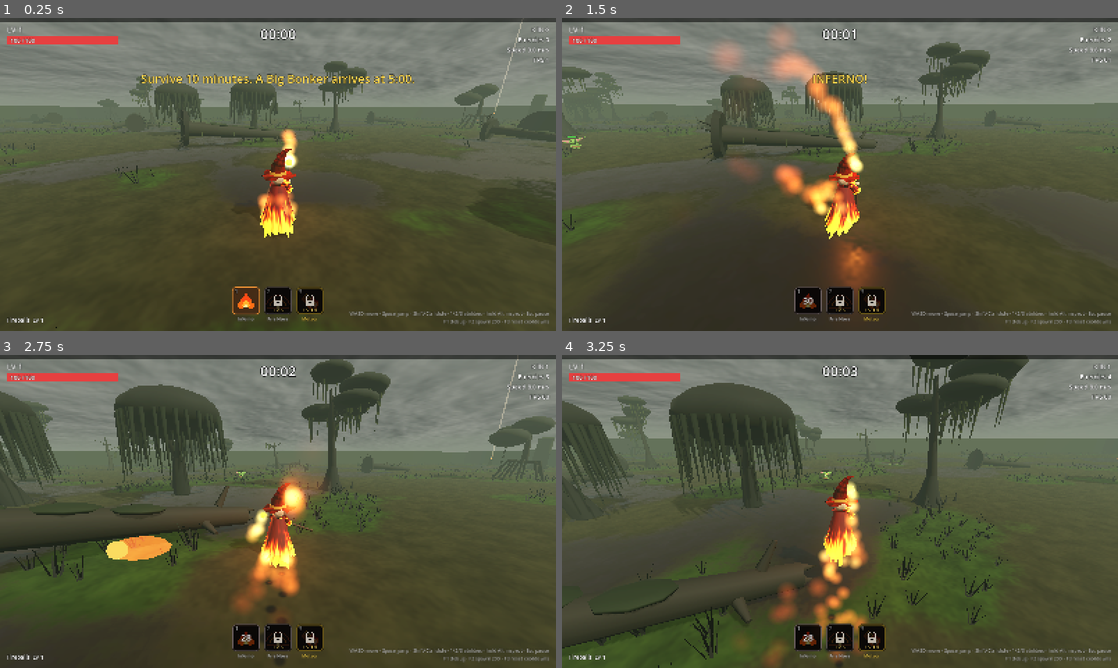
Above: before the commit, frames 1-4 (two rows, left to right).
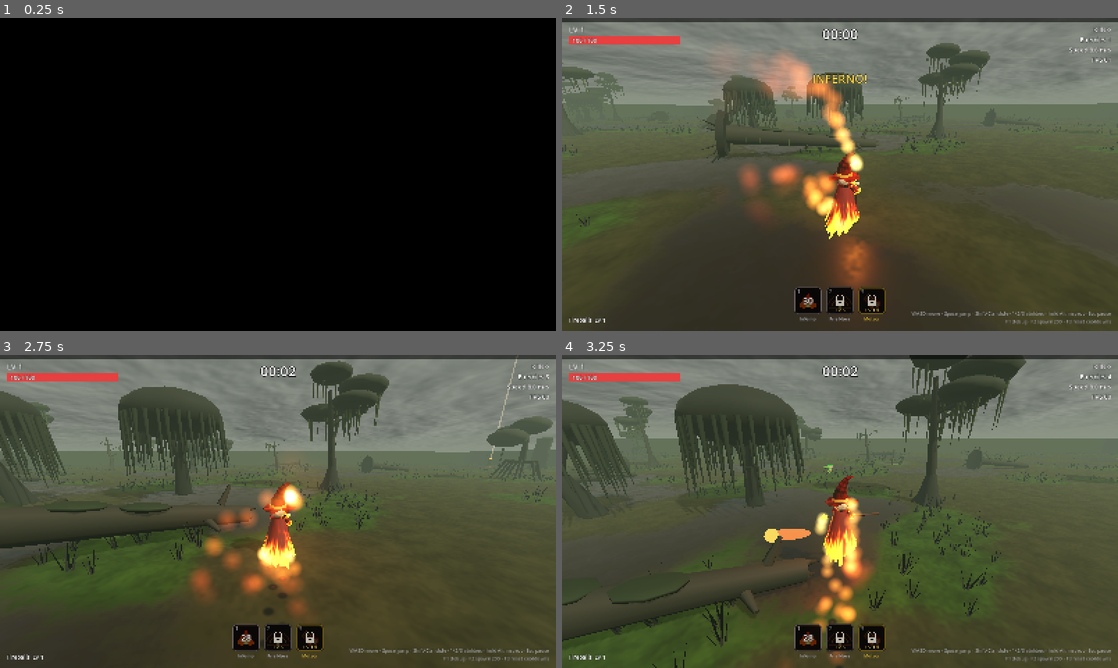
Above: after the commit, the same moments.

Repository: aalkouri/dark_republic
Game: Godot game, scene res://scenes/splash.tscn
Same seed, same stepped clock (60 frames per second), same inputs: the game is played once before the commit and once after it. Before the commit the project starts from res://scenes/main.tscn. Video files are missing from this copy of the repository; at most half a second of black plays in their place.
Inputs (mouse positions are in pixels of both pictures, inside the frame that each line leads up to):
- Up to frame 1 (0.25 s): no input
- Up to frame 2 (1.5 s): tap Enter at 0.5 s; move the mouse to (867, 174) at 0.52 s; hold 1 (ability_1, bound only before the commit) 0.53-1.28 s; hold W (move_forward, bound only before the commit) from 0.53 s (still down); click (867, 174) at 0.67 s; tap Space (jump, bound only before the commit) at 0.77 s; move the mouse to (812, 174) at 1.27 s; tap 2 (ability_2) at 1.35 s; click (812, 174) at 1.42 s
- Up to frame 3 (2.75 s): keep holding W (move_forward, bound only before the commit); tap Space (jump) at 1.52 s; move the mouse to (289, 505) at 2.02 s; hold 3 (ability_3) from 2.03 s (still down); click (289, 505) at 2.17 s
- Up to frame 4 (3.25 s): keep holding W (move_forward, bound only before the commit); move the mouse to (834, 517) at 2.77 s; release 3 (ability_3) at 2.78 s; tap Alt (inspect) at 2.85 s; click (834, 517) at 2.92 s; tap Space (jump) at 3.02 s

The runs differ from the first frame. In frame 1, 100% of the frame differs, in the area x 0-100%, y 0-100%; in frame 2, 5.2%; in frame 3, 8.3%; in frame 4, 8.7%.

Commit message:
Startup splash: AtomAI logo video, skippable with any input
- Logo converted from MP4 to Ogg Theora/Vorbis (Godot's video format)
- scenes/splash.tscn is now the startup scene; any key, click or gamepad
  button skips; leads to the game until the title screen exists
- --skip-intro flag; tests and screenshot runs skip it automatically
- tools/test_splash.tscn

Co-Authored-By: Claude Opus 5.5 <noreply@anthropic.com>
Claude-Session: https://claude.ai/code/session_01PDQ6QKomcnumw5VxmLEBbX

Diff:
--- a/project.godot
+++ b/project.godot
@@ -7,7 +7,7 @@
 
 config/name="Dark Republic"
 config/description="3D survivors-like roguelite with movement tech."
-run/main_scene="res://scenes/main.tscn"
+run/main_scene="res://scenes/splash.tscn"
 config/features=PackedStringArray("4.7", "Forward Plus")
 
 [autoload]
--- /dev/null
+++ b/scenes/splash.tscn
@@ -0,0 +1,12 @@
+[gd_scene load_steps=2 format=3]
+
+[ext_resource type="Script" path="res://scripts/splash.gd" id="1"]
+
+[node name="Splash" type="Control"]
+layout_mode = 3
+anchors_preset = 15
+anchor_right = 1.0
+anchor_bottom = 1.0
+grow_horizontal = 2
+grow_vertical = 2
+script = ExtResource("1")
--- /dev/null
+++ b/scripts/splash.gd
@@ -0,0 +1,58 @@
+extends Control
+## Startup splash: plays the AtomAI studio logo, then goes to the next scene.
+## Any key, mouse click or gamepad button skips it. Test/screenshot runs skip it automatically.
+
+const LOGO := "res://video/atomai_logo.ogv"
+const NEXT_SCENE := "res://scenes/main.tscn"   # becomes the title screen once it exists
+const FADE_OUT := 0.35
+
+var _player: VideoStreamPlayer
+var _leaving := false
+
+
+func _ready() -> void:
+	var args := OS.get_cmdline_user_args()
+	for a in args:
+		if a == "--smoketest" or a.begins_with("--shot") or a == "--skip-intro":
+			_go.call_deferred()
+			return
+	Input.mouse_mode = Input.MOUSE_MODE_VISIBLE
+	var bg := ColorRect.new()
+	bg.color = Color(0.02, 0.04, 0.12)   # matches the logo's navy, so letterboxing is invisible
+	bg.set_anchors_preset(Control.PRESET_FULL_RECT)
+	add_child(bg)
+	_player = VideoStreamPlayer.new()
+	_player.set_anchors_preset(Control.PRESET_FULL_RECT)
+	_player.expand = true
+	_player.bus = Settings.MUSIC_BUS
+	if ResourceLoader.exists(LOGO):
+		_player.stream = load(LOGO)
+	add_child(_player)
+	_player.finished.connect(_go)
+	if _player.stream == null:
+		_go.call_deferred()
+		return
+	_player.play()
+
+
+func _input(event: InputEvent) -> void:
+	if _leaving:
+		return
+	var skip: bool = (event is InputEventKey and event.pressed and not event.echo) \
+		or (event is InputEventMouseButton and event.pressed) \
+		or (event is InputEventJoypadButton and event.pressed)
+	if skip:
+		get_viewport().set_input_as_handled()
+		_go()
+
+
+func _go() -> void:
+	if _leaving:
+		return
+	_leaving = true
+	if _player and _player.is_playing():
+		var tw := create_tween()
+		tw.tween_property(self, "modulate", Color.BLACK, FADE_OUT)
+		tw.tween_callback(func(): get_tree().change_scene_to_file(NEXT_SCENE))
+	else:
+		get_tree().change_scene_to_file(NEXT_SCENE)
--- /dev/null
+++ b/tools/test_splash.gd
@@ -0,0 +1,28 @@
+extends Node
+## Splash checks: the logo video loads and plays, a key press skips to the next scene,
+## and the logo ends on its own after ~5 s.
+##   godot --headless --path . res://tools/test_splash.tscn
+var fails := 0
+
+func _ready() -> void:
+	var stream: VideoStream = load("res://video/atomai_logo.ogv")
+	_check("logo video loads (Ogg Theora)", stream != null, str(stream))
+	var splash: Control = load("res://scripts/splash.gd").new()
+	add_child(splash)
+	await get_tree().process_frame
+	_check("logo plays on start", splash._player != null and splash._player.is_playing(), "")
+	_check("next scene exists", ResourceLoader.exists(splash.NEXT_SCENE), splash.NEXT_SCENE)
+	# Any key skips (without actually changing scene in the test)
+	var ev := InputEventKey.new()
+	ev.physical_keycode = KEY_SPACE
+	ev.pressed = true
+	splash._leaving = false
+	splash._input(ev)
+	_check("a key press skips the logo", splash._leaving, "")
+	print("TEST %s (%d failures)" % ["PASS" if fails == 0 else "FAIL", fails])
+	get_tree().quit(1 if fails else 0)
+
+func _check(name: String, ok: bool, detail: String) -> void:
+	print("%s  %s  [%s]" % ["ok  " if ok else "FAIL", name, detail])
+	if not ok:
+		fails += 1
--- /dev/null
+++ b/tools/test_splash.tscn
@@ -0,0 +1,6 @@
+[gd_scene load_steps=2 format=3]
+
+[ext_resource type="Script" path="res://tools/test_splash.gd" id="1"]
+
+[node name="Test" type="Node"]
+script = ExtResource("1")
Not shown, added: scripts/splash.gd.uid
Not shown, added: video/atomai_logo.ogv.uid
Not shown, changed: README.md
Not shown, added: video/atomai_logo.ogv
